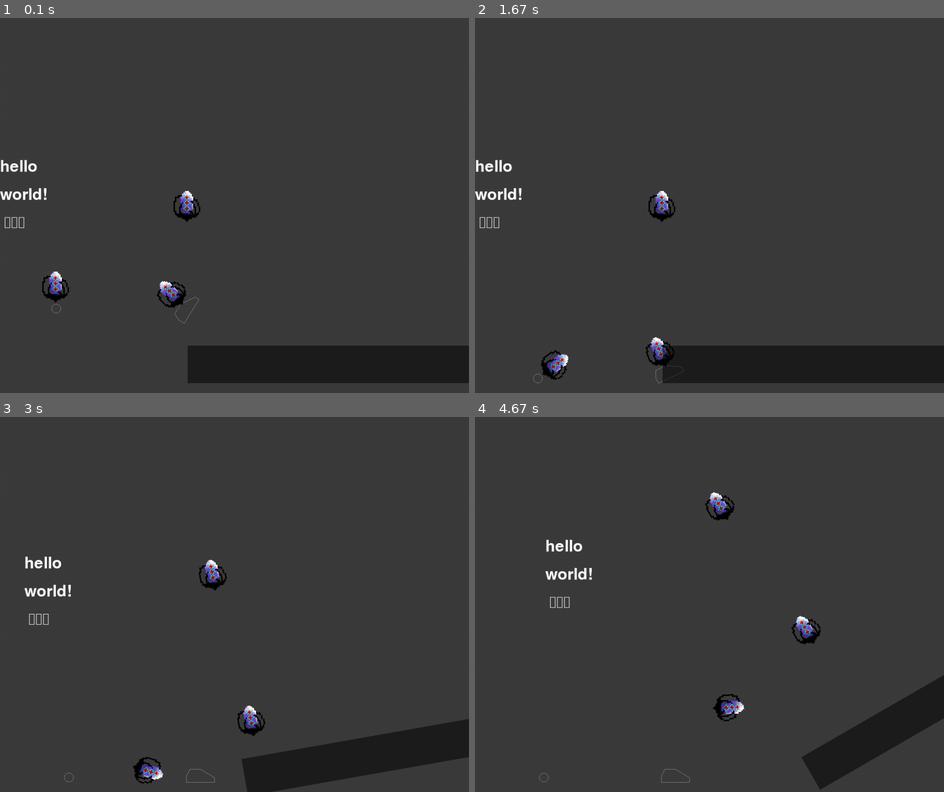
Above: before the commit, frames 1-4 (two rows, left to right).
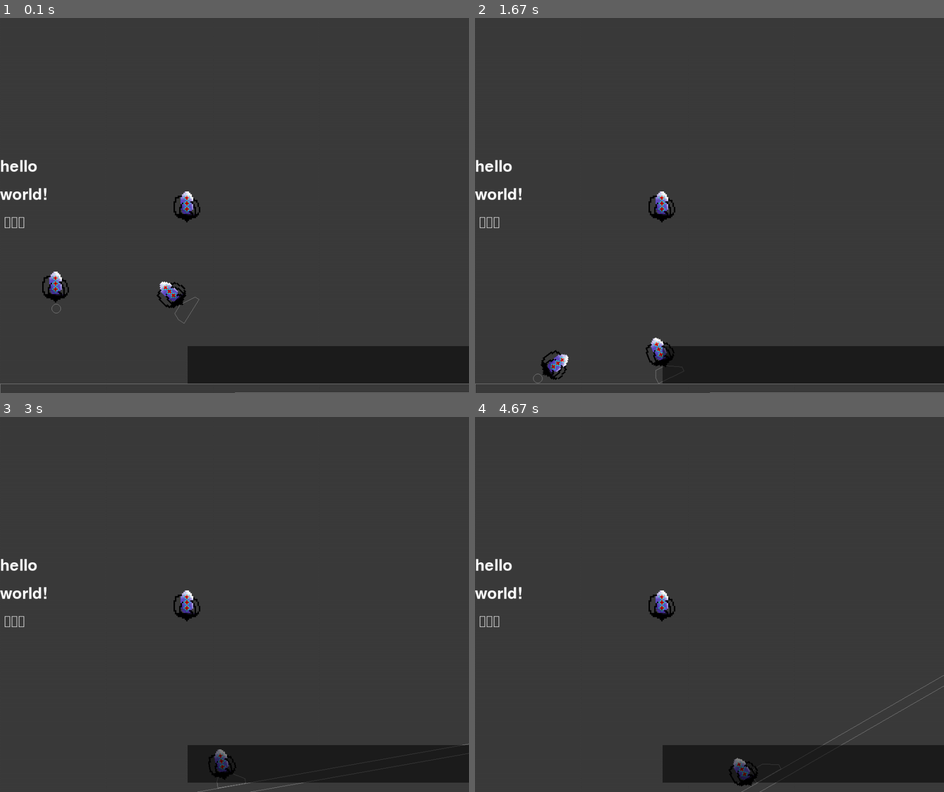
Above: after the commit, the same moments.

Repository: fireing123/pygame_phyics
Game: pygame game, started from example.py
Two runs of this game, one before a commit and one after it. Both use one fixed random seed, a clock stepped at 60 frames per second and the inputs below.
Inputs (mouse positions are in pixels of both pictures, inside the frame that each line leads up to):
- Up to frame 1 (0.1 s): no input
- Up to frame 2 (1.67 s): click (803, 363) at 0.38 s; tap Space at 0.67, 1.07, 1.37 s; click (883, 336) at 1.55 s
- Up to frame 3 (3 s): tap Space at 1.9 s; tap W at 1.98 s; click (187, 604) at 2.72 s
- Up to frame 4 (4.67 s): tap Space at 3.07, 3.37, 4.4 s; tap W at 3.15, 4.48 s

The runs differ from the first frame. In frame 1, 0.6% of the frame differs, in the area x 0-100%, y 46-100%; in frame 2, 0.5%; in frame 3, 5.6%; in frame 4, 8.7%, in the area x 0-100%, y 20-100%.

Commit message:
camera rotate

Diff:
--- a/example/example.json
+++ b/example/example.json
@@ -7,7 +7,7 @@
             {"name": "ello","tag": "tag","visible": true,"layer": 3,"position": [120.0, 180.0],"rotate": 0,"scale": 0.5,"shape_type" : "circle","collide_visible" : true,"density" : 1,"friction" : 0.3}
         ],
         "Ground": [
-            {"name": "ello","tag": "ta","visible": true,"layer": 3,"position": [0.0, 0.0],"rotate": 0.0,"scale": [[100.0, 1.0],[0.0, 0.0],[100.0, 0.0],[0.0, 1.0]],"shape_type" : "polygon","collide_visible" : false}
+            {"name": "ello","tag": "ta","visible": true,"layer": 3,"position": [0.0, 0.0],"rotate": 0.0,"scale": [[100.0, 1.0],[0.0, 0.0],[100.0, 0.0],[0.0, 1.0]],"shape_type" : "polygon","collide_visible" : true}
         ],
         "Text": [
             {"name": "eello","tag": "ta","visible": true,"layer": 3,"position": [0.0, 500.0],"angle": 0,"size": 50,"color":[255, 255, 255],"Font":"./example/Galmuri11.ttf","interval" : 10}
--- a/pygame_phyics/game.py
+++ b/pygame_phyics/game.py
@@ -87,6 +87,7 @@
         """
         pygame.init()
         display.set_caption(title)
+        pygame.key.start_text_input()
         Manger.init(display.set_mode(size), Scene())
 
     @classmethod
@@ -109,8 +110,6 @@
             events (Callable): 이벤트 떄 실행됨
             func (Callable): 루프 돌때 실행됨
         """
-
-        pygame.key.start_text_input()
 
         while cls.is_running:
             cls.clock.tick(60)
--- a/pygame_phyics/object.py
+++ b/pygame_phyics/object.py
@@ -62,6 +62,7 @@
         self.object = object
         self.visible = True
         self.og_image = pygame.image.load(image) if kwargs.get('surface') == None else pygame.Surface(kwargs['surface'], pygame.SRCALPHA)
+        self.is_follow_camera = kwargs.get("follow", False)
         self.image = self.og_image
         self.rect = self.image.get_rect()
         self.position = Vector(*position)
@@ -76,13 +77,21 @@
 
         position = self.object.render_position.rotate_vector(world_position, self.object.angle)
 
-        self.image = pygame.transform.rotate(self.og_image, self.angle + self.object.angle + Manger.scene.camera.angle)
+        if self.is_follow_camera:
+            self.image = pygame.transform.rotate(self.og_image, self.angle + self.object.angle)
+        else:
+            self.image = pygame.transform.rotate(self.og_image, self.angle + self.object.angle + Manger.scene.camera.angle)
+
+
         self.rect = self.image.get_rect()
         setattr(self.rect, self.type, position.xy)
 
     def render(self, surface, camera):
         if self.visible:
-            surface.blit(self.image, camera(self.rect.topleft))
+            if self.is_follow_camera:
+                surface.blit(self.image, self.rect.topleft)
+            else:
+                surface.blit(self.image, camera(self.rect.topleft))
 
 class Joint:
     """물리 연산의 연결 담당"""
@@ -142,14 +151,14 @@
 
 def circle_render(circle, body, surface, camera):
     position = body.transform * circle.pos * PPM
-    position = (position[0] - camera[0], Manger.HEIGHT - position[1] - camera[1])
+    position = camera((position[0], Manger.HEIGHT - position[1]))
     pygame.draw.circle(surface, (127, 127, 127, 255), [int(
         x) for x in position], int(circle.radius * PPM), 1)
 Box2D.b2CircleShape.render = circle_render
 def polygon_render(polygon, body, surface, camera):
     vertices = [(body.transform * v) * PPM for v in polygon.vertices]
     vertices = [(v[0], Manger.HEIGHT - v[1]) for v in vertices]
-    vertices = [(v[0] - camera[0], v[1] - camera[1]) for v in vertices]
+    vertices = [camera(v) for v in vertices]
     pygame.draw.polygon(surface, (127, 127, 127, 255), vertices, 1)
 Box2D.b2PolygonShape.render = polygon_render
 
@@ -298,8 +307,8 @@
     def render(self, surface : pygame.Surface, camera):
         texts = self.text.split(NEWLINE)
         self.images = [self.font.render(text, True, self.color) for text in texts]
-        x, y = camera(self.render_position)
         positions = []
+        x, y = self.render_position
         for i in texts:
             positions.append((x, y))
             y += self.size + self.interval
@@ -308,8 +317,8 @@
 class Button(UI):
     def __init__(self, name: str, tag, visible, layer, position, angle, default, clicked):
         super().__init__(name, tag, visible, layer, position, angle)
-        self.default = ImageObject(self, default)
-        self.clicked = ImageObject(self, clicked)
+        self.default = ImageObject(self, default, follow=True)
+        self.clicked = ImageObject(self, clicked, follow=True)
         self.image = self.default
         self.rect = self.image.rect
         self.is_click = Event()
@@ -334,10 +343,10 @@
 class InputField(UI):
     def __init__(self, name: str, tag, visible, layer, position, angle, scale, color, font, interval, rect):
         super().__init__(name, tag, visible, layer, position, angle)
-        self.image = ImageObject(self, surface=rect, type='topleft')
+        self.image = ImageObject(self, surface=rect, type='topleft', follow=True)
         self.rect = self.image.rect
         self.image.og_image.fill((0, 0, 0, 128))
-        self.input_line = ImageObject(self, surface=(5, scale[1]), type="topleft")
+        self.input_line = ImageObject(self, surface=(5, scale[1]), type="topleft", follow=True)
         self.input_line.og_image.fill((255,255,255, 255))
 
         self.field = Text(name+"field", tag, visible, layer, position, angle, scale[1], color, font, interval)
--- a/pygame_phyics/scene.py
+++ b/pygame_phyics/scene.py
@@ -38,7 +38,7 @@
         Returns:
             tuple[float, float]: 카메라 시선이 적용된 위치
         """
-        rotated = self.vector.rotate_vector(Vector(*position), self.angle)
+        rotated = Vector(Manger.WIDTH/2, Manger.HEIGHT/2).rotate_vector(Vector(*position), self.angle)
         camerad = rotated - self.vector
         return camerad.xy
 
